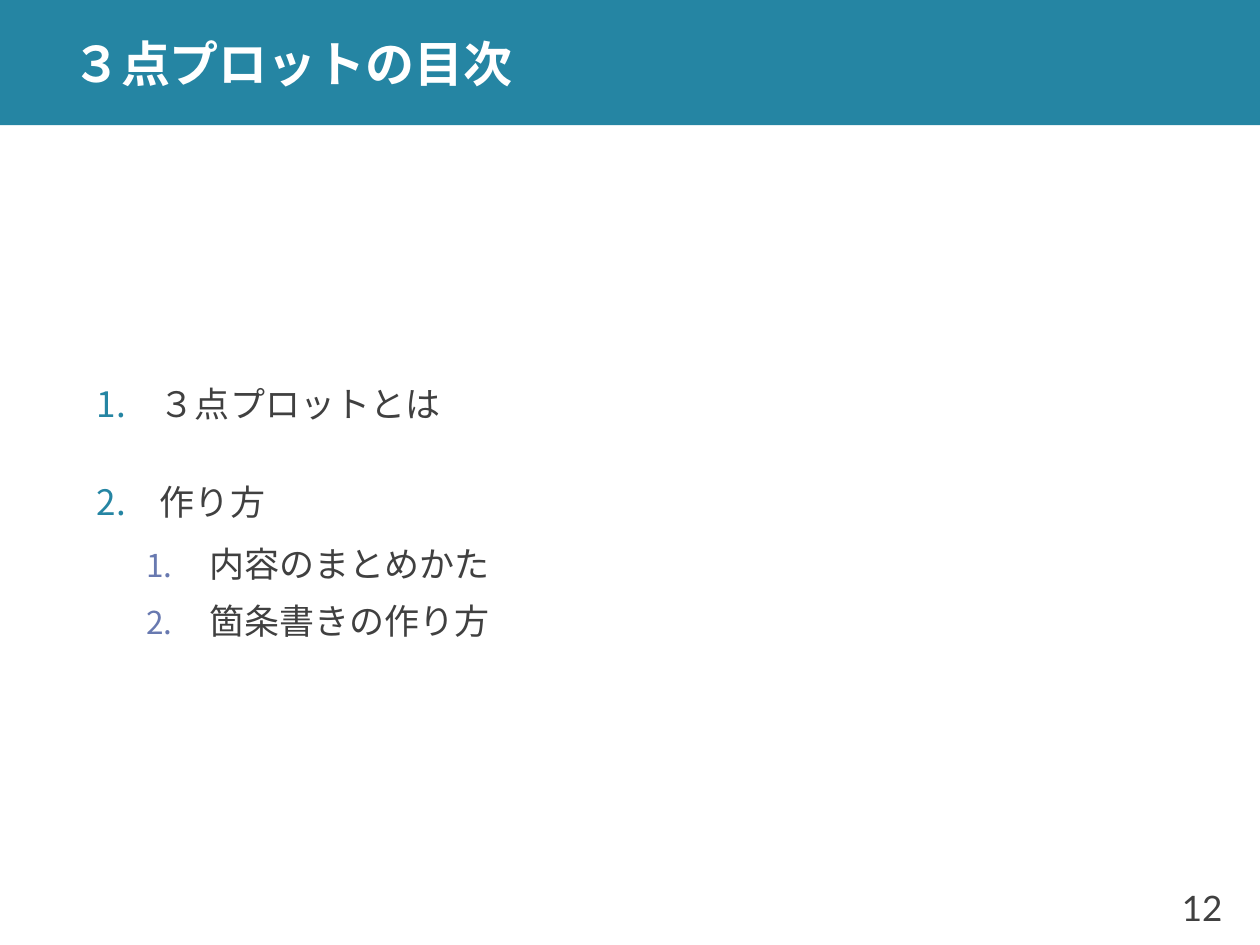
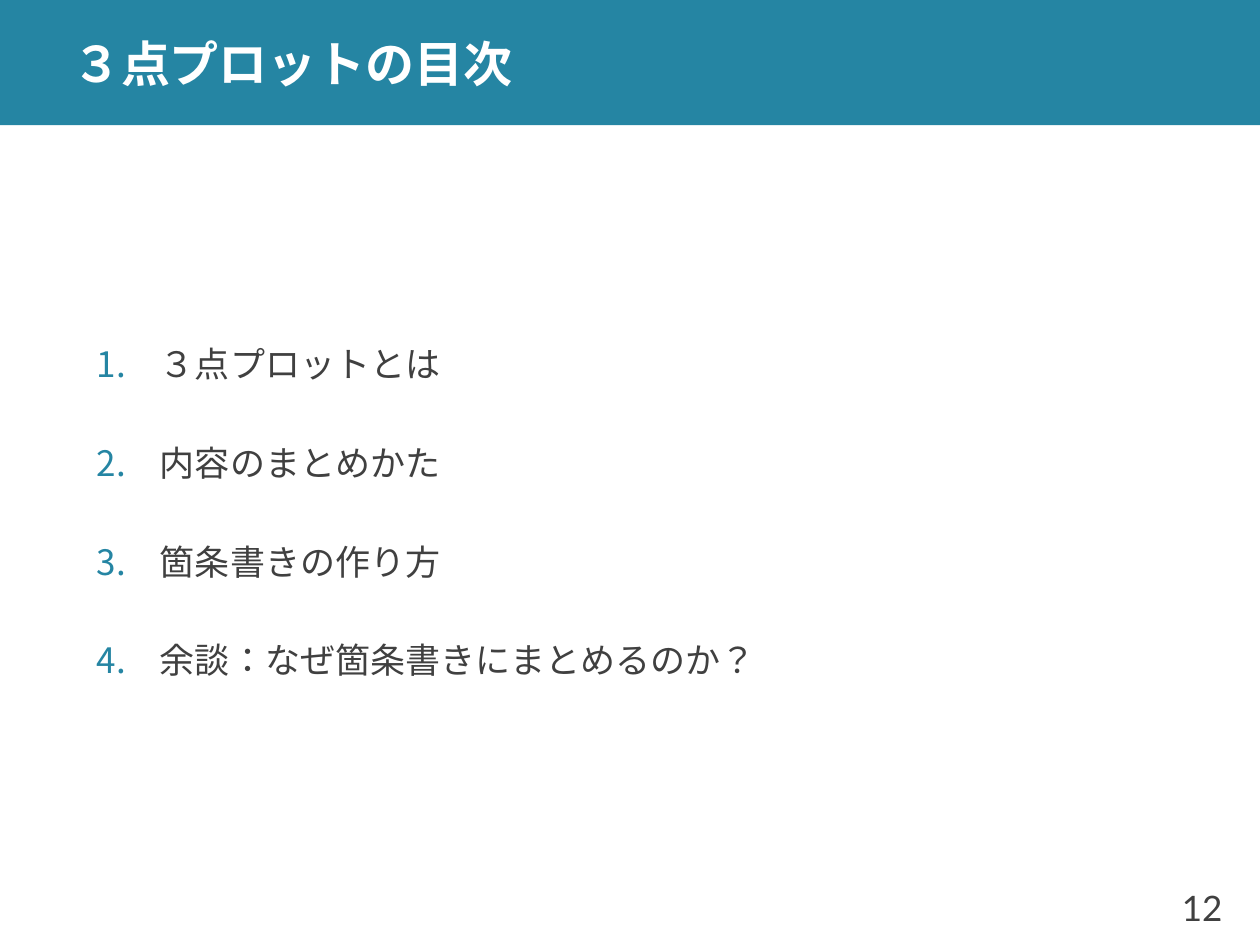
Before and after one commit to shioya-lab/how-to, a slide deck: slide 12 of plot.pptx. Drawn at 1260x945 pixels with LibreOffice and Linux fonts; fonts in the diff are those of the drawing. Boxes give left, top, right and bottom in pixels: in the first picture for what was removed or moved away, otherwise in the second. Text is boxed around its words. In the diff, an @@ line names an element or a change of style, - is before the commit and + after.

Commit message:
plot を v14 に
p.9 親子関係が厳密ではない点を追加
p.20 背景の話題の絞り方を追加
p.33-p.35 属性や話題によるまとめかたを加筆
p.56 全体プロットの親子関係の注意を追加
p.64 イントロの書き出しについての注意を追加

```diff
--- a/plot.pptx
+++ b/plot.pptx
@@ text at (160, 446, 440, 578): list level 2 to 1 in "内容のまとめかた"; bullet colour #6879B0 to #2585A3; list level 2 to 1 in "箇条書きの作り方" @@
@@ text at (160, 485, 265, 518): paragraph removed @@
-2. 作り方
@@ text at (160, 643, 756, 676): paragraph added @@
+4. 余談：なぜ箇条書きにまとめるのか？
```
Also in this commit, not shown: 11 other slides changed, 7 slides added, 1 other file.
